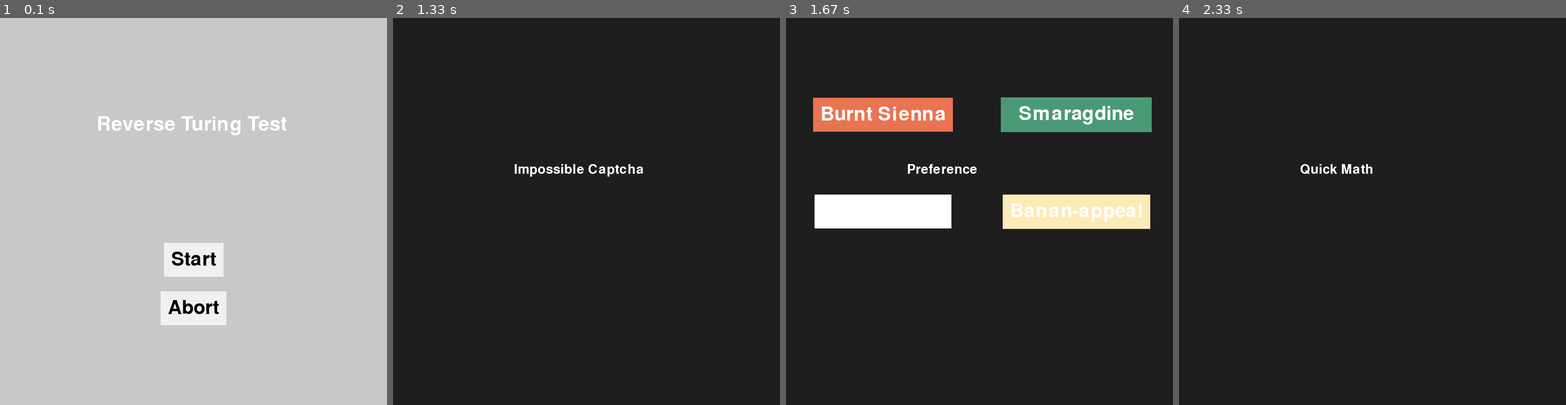
Above: before the commit, frames 1-4 (left to right).
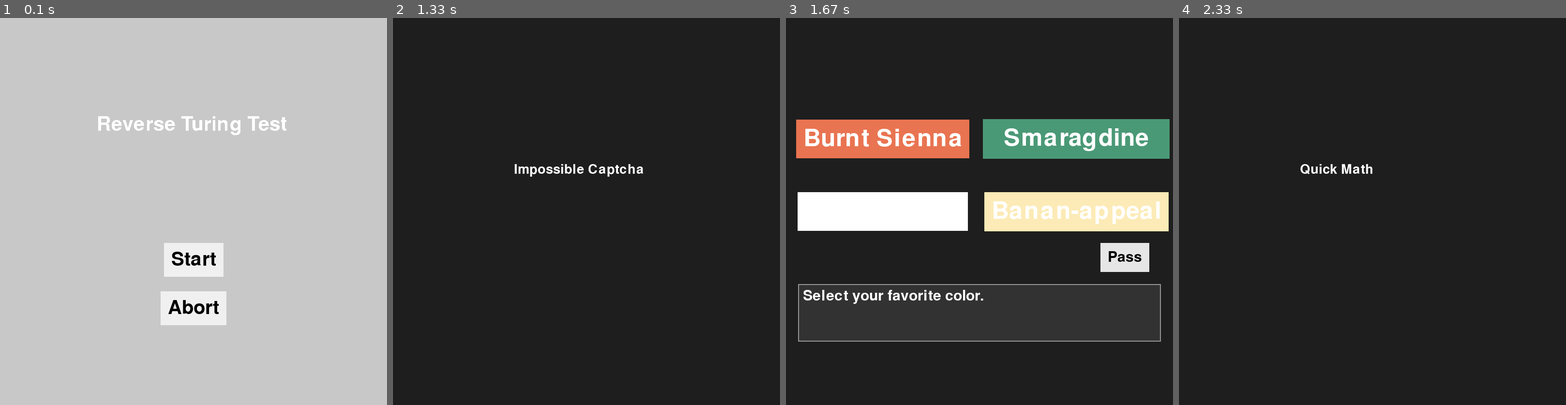
Above: after the commit, the same moments.

Repository: RachelBlack003/Drury-Hackathon-2026
Game: pygame game, started from reverse_turing/main.py
The game is run twice, just before and just after one commit, with the same random seed, the same clock (stepped at 60 frames per second) and the same inputs.
Inputs (mouse positions are in pixels of both pictures, inside the frame that each line leads up to):
- Up to frame 1 (0.1 s): no input
- Up to frame 2 (1.33 s): click "Start" at 0.38 s; click (625, 296) at 0.72 s; tap Space at 1 s
- Up to frame 3 (1.67 s): tap Space at 1.4 s
- Up to frame 4 (2.33 s): tap Space at 1.7 s; move the mouse to (1473, 273) at 1.92 s

Frames 1-2 are identical in both runs. In frame 3, 17% of the frame differs, in the area x 2-100%, y 20-84%; in frame 4, nothing differs.

Commit message:
Refined preference screen and made buttons pass to next screen

Diff:
--- a/reverse_turing/questions/preference.py
+++ b/reverse_turing/questions/preference.py
@@ -1,5 +1,6 @@
 import pygame
 from button import Button
+from textbox import Textbox
 
 class Preference:
     def __init__(self, controller):
@@ -12,8 +13,8 @@
             screen = self.screen,
             text = "Burnt Sienna",
             x= 200,
-            y = 200,
-            size = 40,
+            y = 250,
+            size = 50,
             padding=15,
             font_color= (255,255,255),
             bg_color= (233, 116, 81)
@@ -23,8 +24,8 @@
             screen = self.screen,
             text = "  Smaragdine  ",
             x= 600,
-            y = 200,
-            size = 40,
+            y = 250,
+            size = 50,
             padding=15,
             font_color= (255,255,255),
             bg_color= (74, 153, 118)
@@ -34,7 +35,7 @@
             text = "Banan-appeal",
             x= 600,
             y = 400,
-            size = 40,
+            size = 50,
             padding=15,
             font_color= (255,255,255),
             bg_color= (252,235,183)
@@ -44,13 +45,46 @@
             text = "       Blue        ",
             x= 200,
             y = 400,
-            size = 40,
+            size = 50,
             padding=15,
             font_color= (255,255,255),
             bg_color= (255,255,255)
         )
+        self.Pass = Button(
+            screen = self.screen,
+            text = "Pass",
+            x= 700,
+            y = 495,
+            size = 30,
+            padding=15,
+            font_color= (0,0,0),
+            bg_color= (230,230,230)
+        )
+
+        self.textBox = Textbox(
+            screen=self.screen,
+            text="Select your favorite color.",
+            y=550
+        )
 
     def handle_event(self, event):
+        if event.type == pygame.MOUSEBUTTONDOWN:
+            if self.Smaragdine.is_selected(event.pos):
+                self.done = True
+                self.is_done()
+            if self.Banan_appeal.is_selected(event.pos):
+                self.done = True
+                self.is_done()
+            if self.Blue.is_selected(event.pos):
+                self.done = True
+                self.is_done()
+            if self.Burnt_Sienna.is_selected(event.pos):
+                self.done = True
+                self.is_done()
+            if self.Pass.is_selected(event.pos):
+                self.done = True
+                self.is_done()
+
         if event.type == pygame.KEYDOWN:
             if event.key == pygame.K_SPACE: # might change to button
                 self.done = True
@@ -60,12 +94,12 @@
         pass
 
     def draw(self, screen):
-        text = self.font.render("Preference", True, (255,255,255))
-        screen.blit(text, (250, 300))
         self.Smaragdine.render()
         self.Burnt_Sienna.render()
         self.Banan_appeal.render()
         self.Blue.render()
+        self.Pass.render()
+        self.textBox.render()
 
     def is_done(self):
         return self.done
